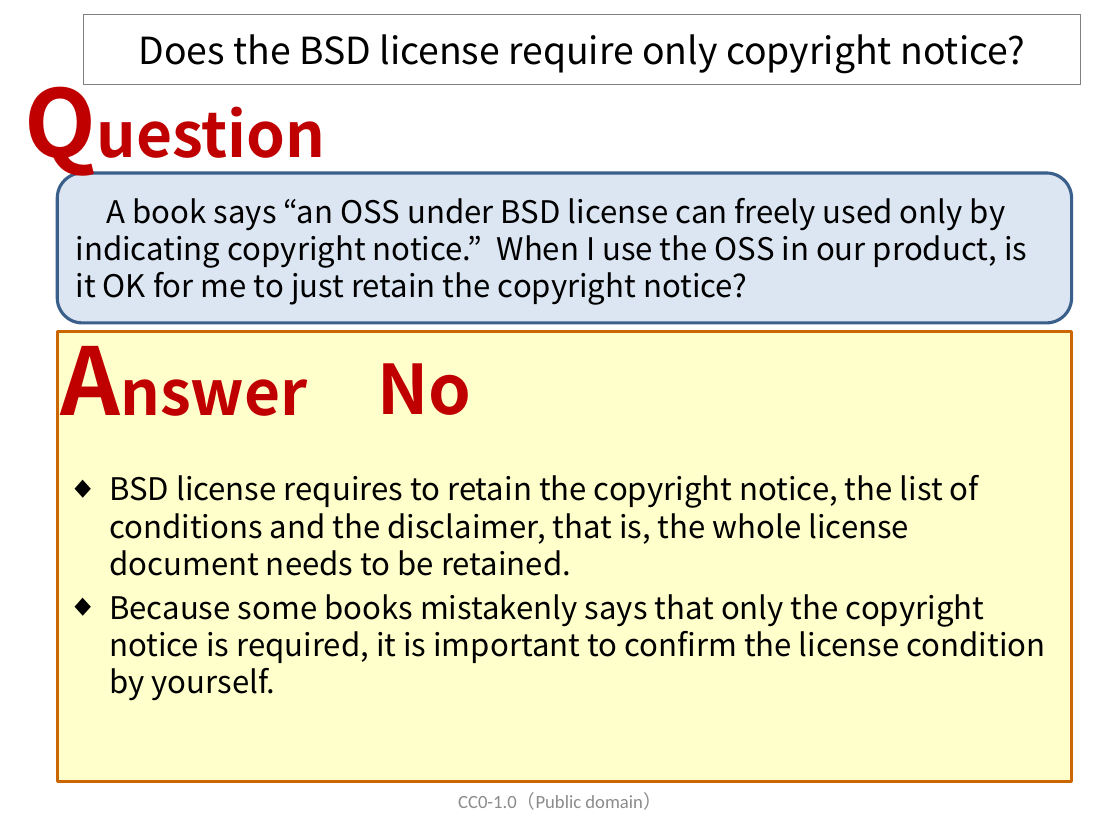
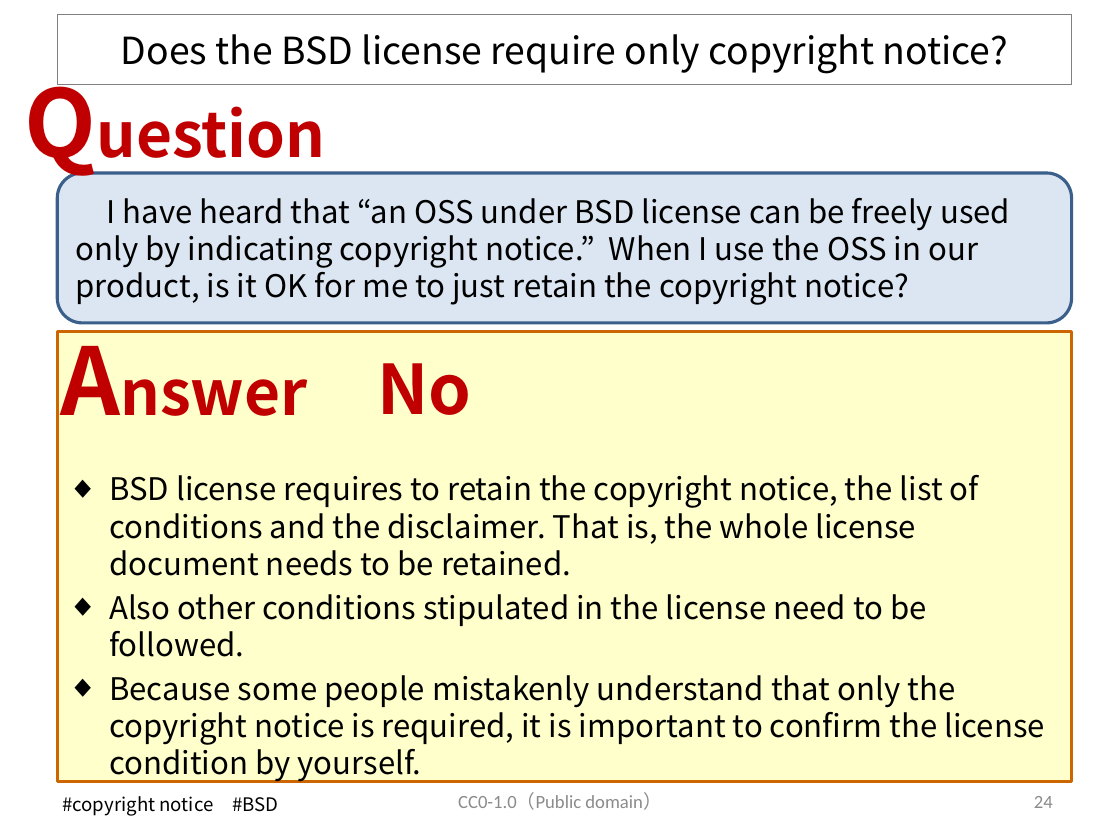
Before and after one commit to OpenChain-Project/OpenChain-JWG, a slide deck: slide 24 of Education_Material/FAQ/Misunderstandings_of_OSS_licenses_CC0.pptx (slide 16 before the commit). Drawn at 1120x840 pixels with LibreOffice and Linux fonts; fonts in the diff are those of the drawing. Boxes give left, top, right and bottom in pixels: in the first picture for what was removed or moved away, otherwise in the second. Text is boxed around its words. In the diff, an @@ line names an element or a change of style, - is before the commit and + after.

```diff
--- a/Education_Material/FAQ/Misunderstandings_of_OSS_licenses_CC0.pptx
+++ b/Education_Material/FAQ/Misunderstandings_of_OSS_licenses_CC0.pptx
@@ title "Does the BSD license require ..." resized from (x1=84, y1=15, x2=1081, y2=85) to (x1=57, y1=15, x2=1072, y2=85) @@
@@ text in rounded rectangle at (x1=76, y1=198, x2=1010, y2=305): text changed @@
-A book says “an OSS under BSD license can freely used only by indicating copyright notice.” When I use the OSS in our product, is it OK for me to just retain the copyright notice?
+I have heard that “an OSS under BSD license can be freely used only by indicating copyright notice.” When I use the OSS in our product, is it OK for me to just retain the copyright notice?
@@ text at (x1=109, y1=475, x2=1045, y2=783): text changed @@
-◆ BSD license requires to retain the copyright notice, the list of conditions and the disclaimer, that is, the whole license document needs to be retained.
-◆ Because some books mistakenly says that only the copyright notice is required, it is important to confirm the license condition by yourself.
+◆ BSD license requires to retain the copyright notice, the list of conditions and the disclaimer. That is, the whole license document needs to be retained.
+◆ Also other conditions stipulated in the license need to be followed.
+◆ Because some people mistakenly understand that only the copyright notice is required, it is important to confirm the license condition by yourself.
@@ text added at (x1=62, y1=796, x2=278, y2=816), 12 pt, text #000000 @@
+#copyright notice #BSD
@@ page number added at (x1=1034, y1=796, x2=1053, y2=808), 12 pt, text #8C8C8C @@
+24
```
Also in this commit, not shown: 17 other slides changed, 20 slides added, 2 slides removed, 1 other file.
